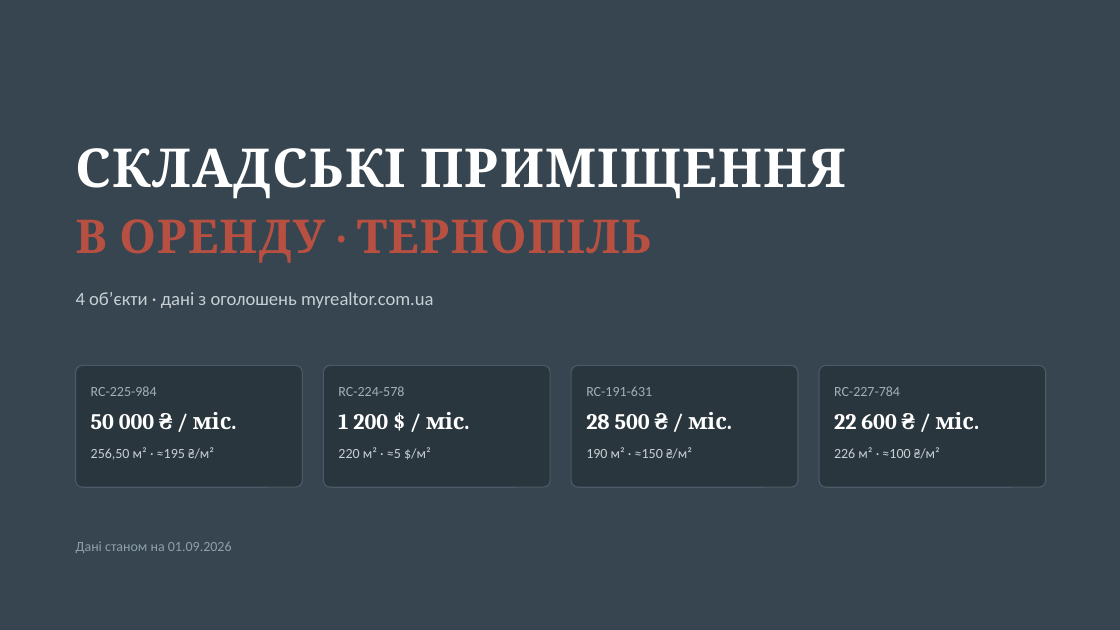
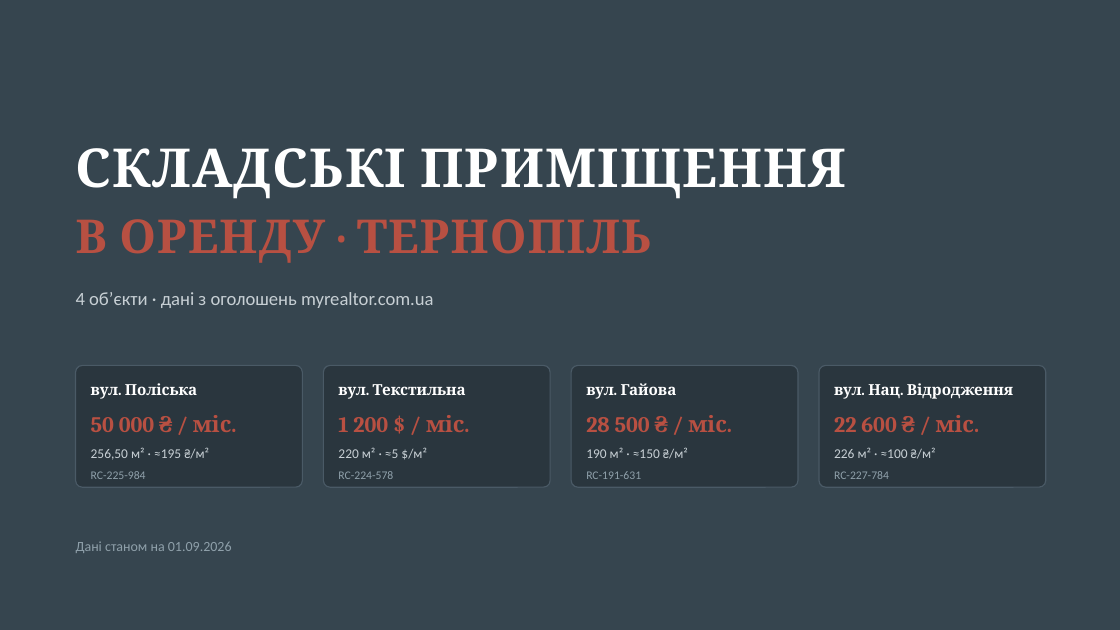
Before and after one commit to IllyaChaplygin/Chaplygin-Illya, a slide deck: slide 1 of Sklady-Ternopil-4-obiekty.pptx. Drawn at 1120x630 pixels with LibreOffice and Linux fonts; fonts in the diff are those of the drawing. Boxes give left, top, right and bottom in pixels: in the first picture for what was removed or moved away, otherwise in the second. Text is boxed around its words. In the diff, an @@ line names an element or a change of style, - is before the commit and + after.

```diff
--- a/Sklady-Ternopil-4-obiekty.pptx
+++ b/Sklady-Ternopil-4-obiekty.pptx
@@ text added at [91, 383, 197, 399], 13 pt, text #FFFFFF, bold @@
+вул. Поліська
@@ text added at [338, 384, 466, 399], 13 pt, text #FFFFFF, bold @@
+вул. Текстильна
@@ text added at [586, 383, 677, 399], 13 pt, text #FFFFFF, bold @@
+вул. Гайова
@@ text added at [834, 383, 1013, 399], 13 pt, text #FFFFFF, bold @@
+вул. Нац. Відродження
@@ text colour #FFFFFF to #B85042 in 4 elements at [91, 415, 232, 432], [338, 415, 465, 432], [586, 415, 727, 432], [834, 415, 975, 432] @@
@@ size 12 to 11.5 pt in 4 elements at [91, 447, 209, 460], [338, 447, 427, 460], [586, 447, 688, 459], [834, 447, 936, 459] @@
@@ 4 texts: place and size @@
-4 texts at [91, 386, 900, 396]
+4 texts at [91, 471, 889, 479]
@@ size 12 to 10 pt, text colour #9FB0BA to #8FA0AA in 4 elements at [91, 471, 146, 479], [338, 471, 393, 479], [586, 471, 641, 479], [834, 471, 889, 479] @@
```
Also in this commit, not shown: 16 other slides changed.
